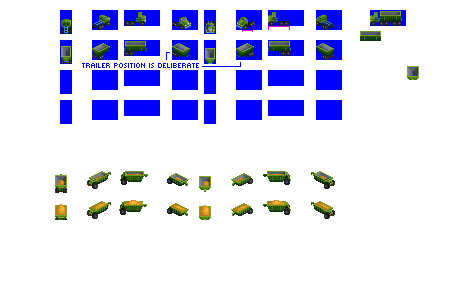
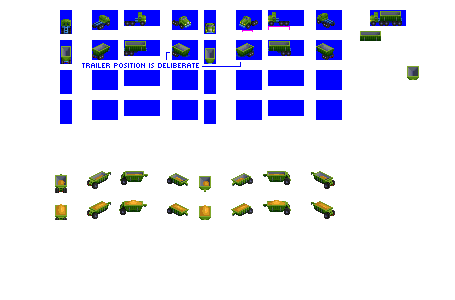
The second w=455, h=300 image is a revision of the first. Changes to its layers:
painted on "cab" over [179, 13, 328, 27]
painted on "Layer 1" over [109, 14, 335, 30]
renamed "background" to "Layer 1 copy", painted on it over [109, 13, 335, 30]
